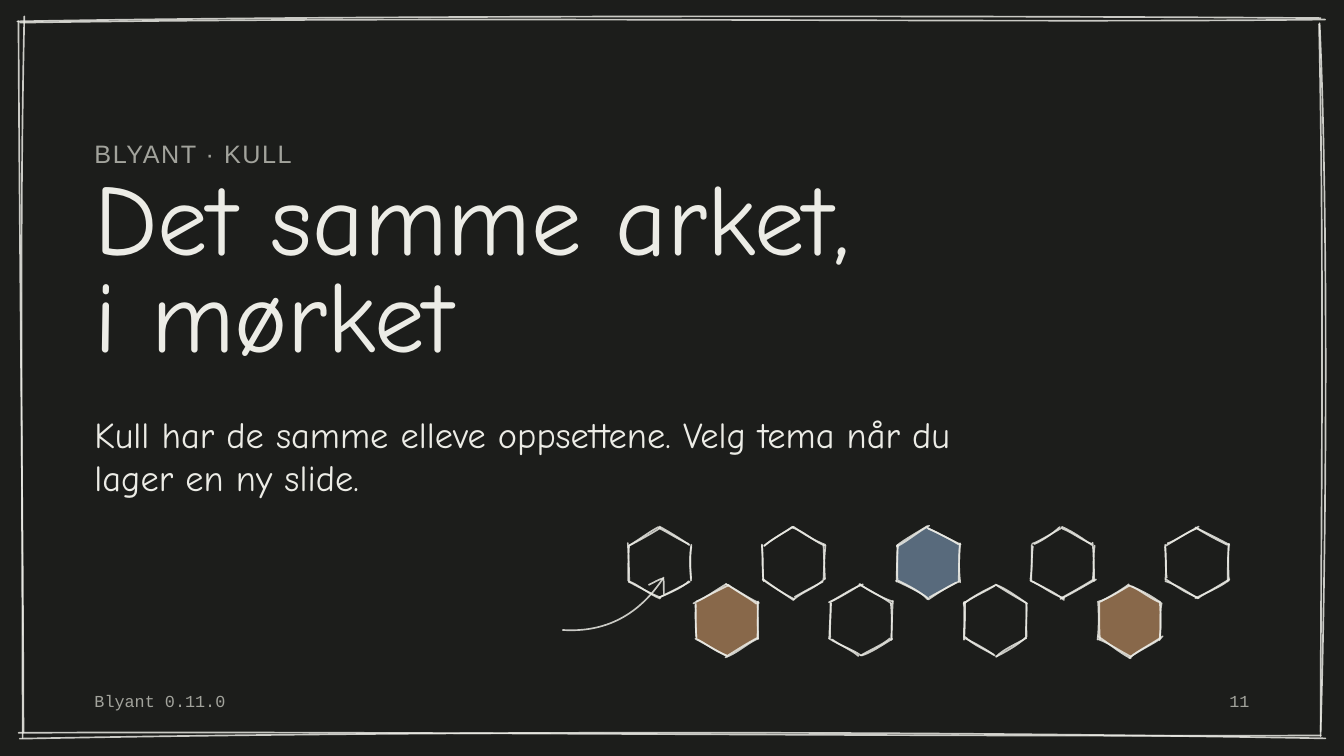
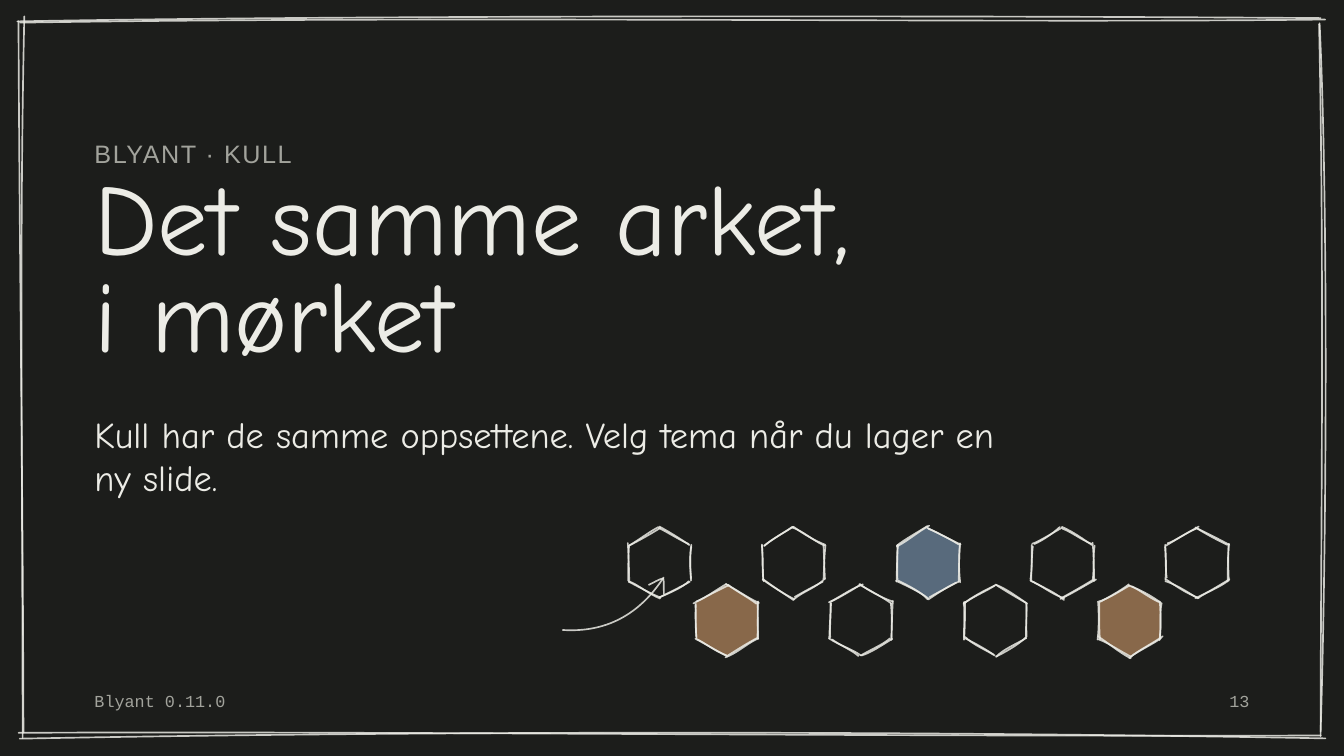
Before and after one commit to phareim/blyant, a slide deck: slide 13 of dist/blyant-eksempel.pptx (slide 11 before the commit). Drawn at 1344x756 pixels with LibreOffice and Linux fonts; fonts in the diff are those of the drawing. Boxes give left, top, right and bottom in pixels: in the first picture for what was removed or moved away, otherwise in the second. Text is boxed around its words. In the diff, an @@ line names an element or a change of style, - is before the commit and + after.

```diff
--- a/dist/blyant-eksempel.pptx
+++ b/dist/blyant-eksempel.pptx
@@ subtitle at (94, 420, 994, 498): text changed @@
-Kull har de samme elleve oppsettene. Velg tema når du lager en ny slide.
+Kull har de samme oppsettene. Velg tema når du lager en ny slide.
@@ page number at (1229, 696, 1249, 707): text changed @@
-11
+13
```
Also in this commit, not shown: 1 other slide changed, 2 slides added, 5 other files.
